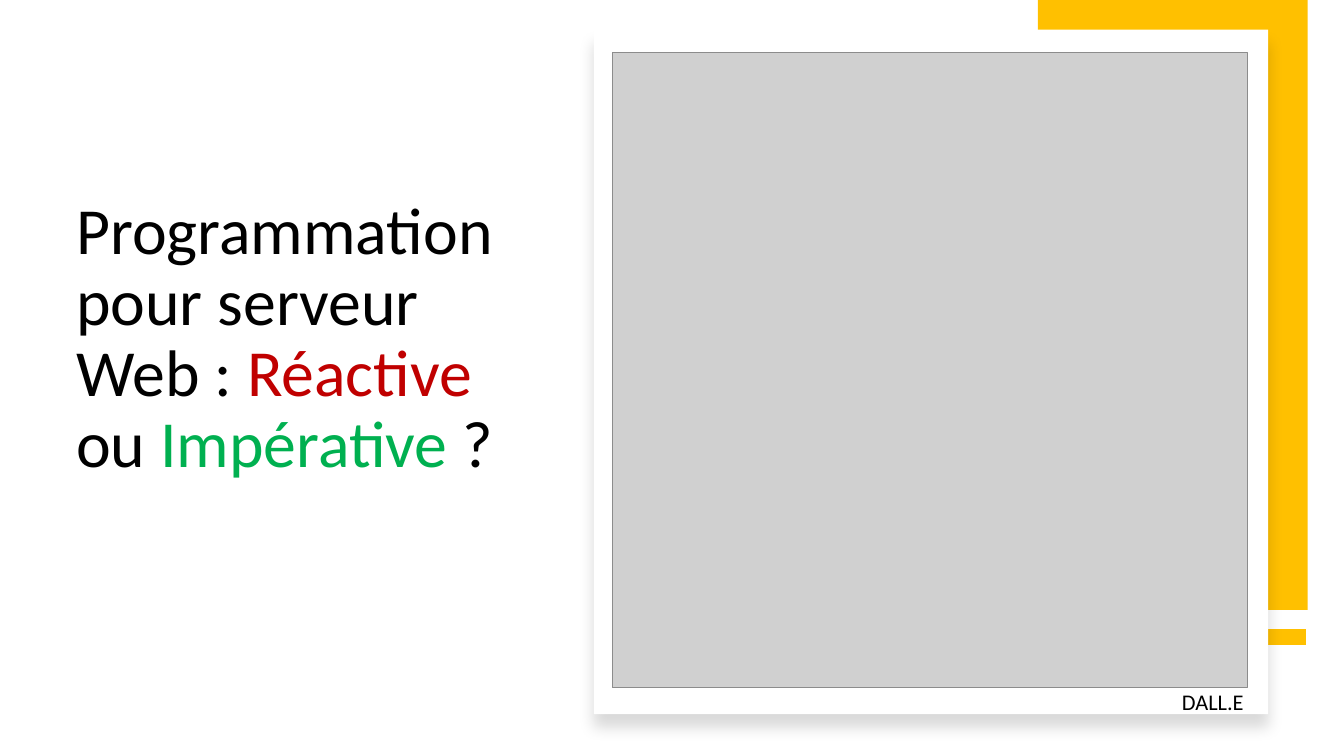
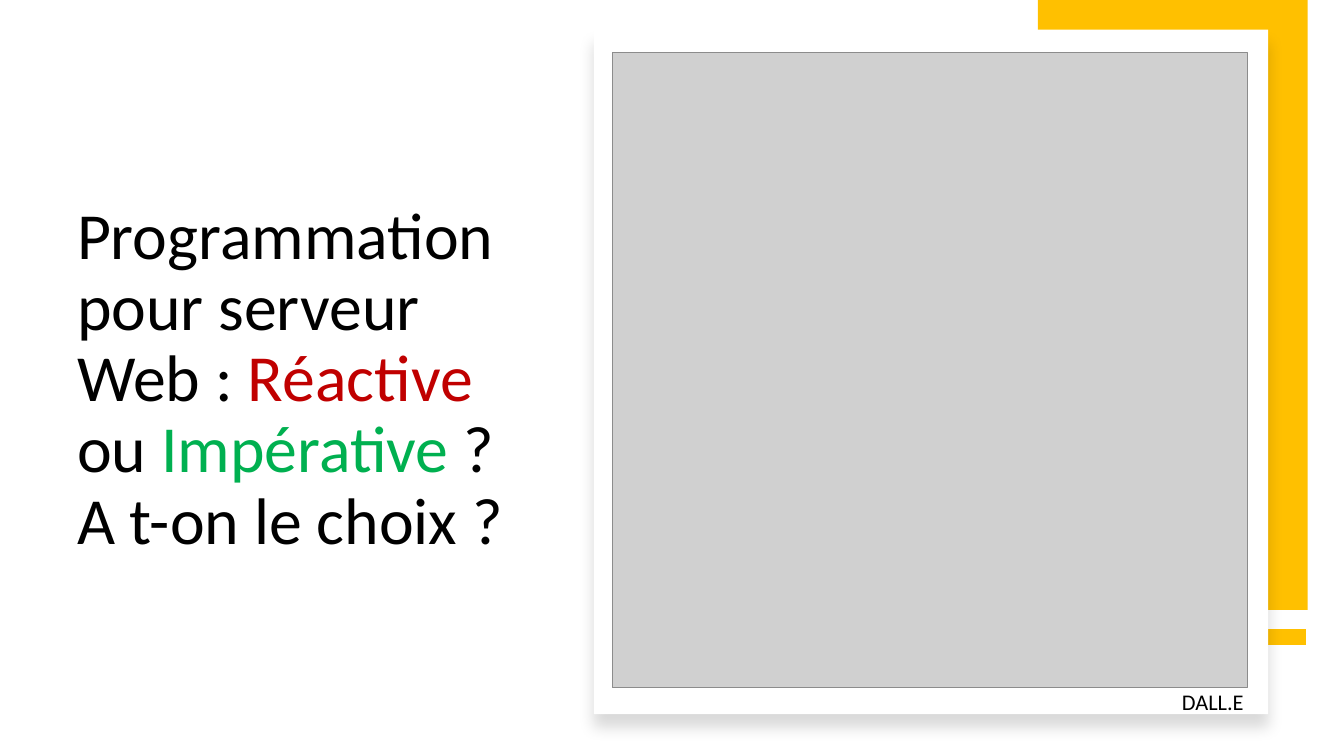
Before and after one commit to sebzuki/webflux-vs-web, a slide deck: slide 1 of REACTIVE.pptx. Drawn at 1344x756 pixels with LibreOffice and Linux fonts; fonts in the diff are those of the drawing; grey boxes stand for pictures. Boxes give left, top, right and bottom in pixels: in the first picture for what was removed or moved away, otherwise in the second. Text is boxed around its words. In the diff, an @@ line names an element or a change of style, - is before the commit and + after.

```diff
--- a/REACTIVE.pptx
+++ b/REACTIVE.pptx
@@ title at (77, 298, 473, 545): text changed @@
-Programmationpour serveur Web : Réactive ou Impérative ?
+Programmationpour serveur Web : Réactive ou Impérative ?
+A t-on le choix ?
```
Also in this commit, not shown: 6 other slides changed, 29 slides added, 10 slides removed, 33 other files.
